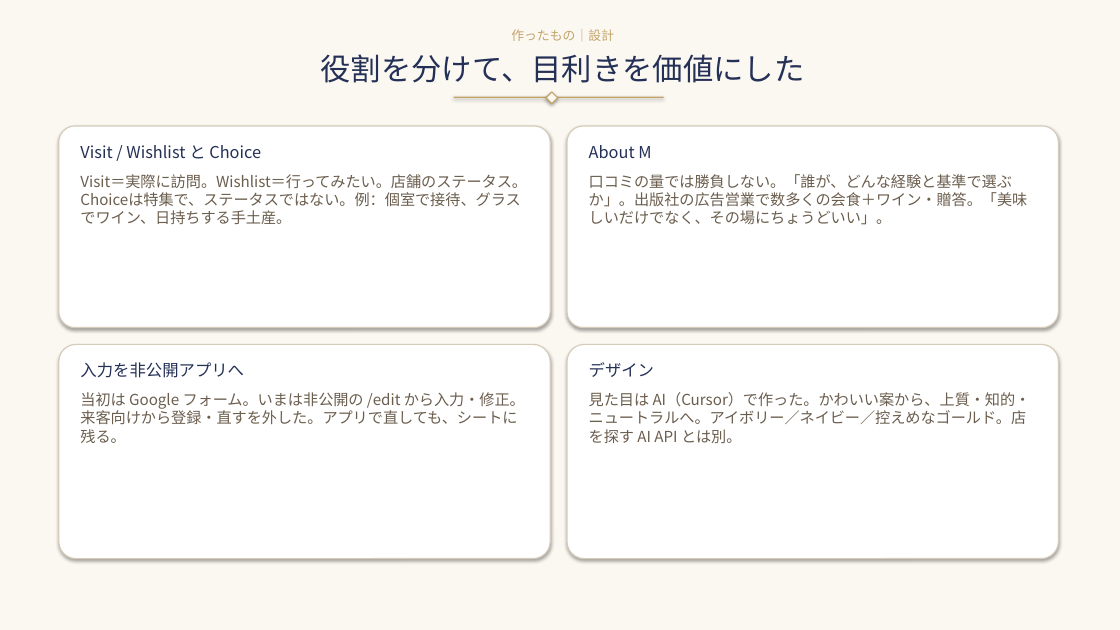
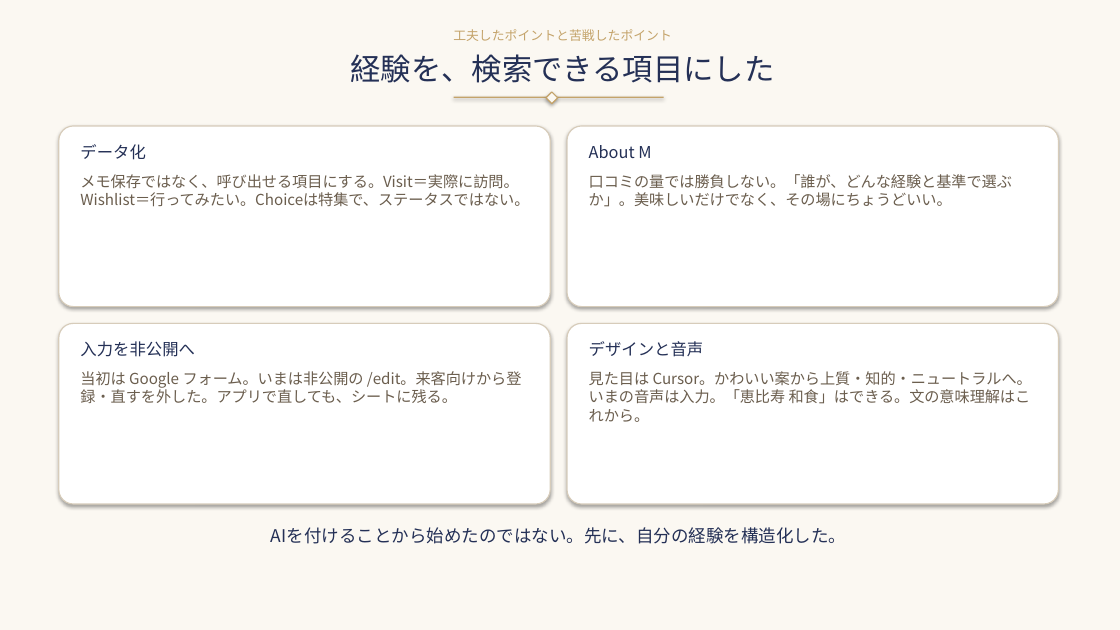
Before and after one commit to michijiro-glitch/ms-omotenashi-concierge, a slide deck: slide 6 of 卒業発表_MsOmotenashiConcierge.pptx (slide 5 before the commit). Drawn at 1120x630 pixels with LibreOffice and Linux fonts; fonts in the diff are those of the drawing. Boxes give left, top, right and bottom in pixels: in the first picture for what was removed or moved away, otherwise in the second. Text is boxed around its words. In the diff, an @@ line names an element or a change of style, - is before the commit and + after.

```diff
--- a/卒業発表_MsOmotenashiConcierge.pptx
+++ b/卒業発表_MsOmotenashiConcierge.pptx
@@ text at [453,29,672,41]: text changed @@
-作ったもの｜設計
+工夫したポイントと苦戦したポイント
@@ text at [350,54,774,83]: text changed @@
-役割を分けて、目利きを価値にした
+経験を、検索できる項目にした
@@ rounded rectangle: place and size @@
-rounded rectangle at [59,126,550,328]
+rounded rectangle at [59,126,550,307]
@@ text at [80,144,145,160]: text changed @@
-Visit / Wishlist と Choice
+データ化
@@ rounded rectangle: place and size @@
-rounded rectangle at [567,126,1059,328]
+rounded rectangle at [567,126,1059,307]
@@ text at [80,174,529,207]: text changed @@
-Visit＝実際に訪問。Wishlist＝行ってみたい。店舗のステータス。Choiceは特集で、ステータスではない。例：個室で接待、グラスでワイン、日持ちする手土産。
+メモ保存ではなく、呼び出せる項目にする。Visit＝実際に訪問。Wishlist＝行ってみたい。Choiceは特集で、ステータスではない。
@@ text at [589,174,1012,207]: text changed @@
-口コミの量では勝負しない。「誰が、どんな経験と基準で選ぶか」。出版社の広告営業で数多くの会食＋ワイン・贈答。「美味しいだけでなく、その場にちょうどいい」。
+口コミの量では勝負しない。「誰が、どんな経験と基準で選ぶか」。美味しいだけでなく、その場にちょうどいい。
@@ rounded rectangle: place and size @@
-rounded rectangle at [59,344,550,559]
+rounded rectangle at [59,323,550,504]
@@ rounded rectangle: place and size @@
-rounded rectangle at [567,344,1059,559]
+rounded rectangle at [567,323,1059,504]
@@ text at [80,341,194,357]: text changed @@
-入力を非公開アプリへ
+入力を非公開へ
@@ text at [589,341,704,357]: text changed @@
-デザイン
+デザインと音声
@@ text at [80,371,522,403]: text changed @@
-当初は Google フォーム。いまは非公開の /edit から入力・修正。来客向けから登録・直すを外した。アプリで直しても、シートに残る。
+当初は Google フォーム。いまは非公開の /edit。来客向けから登録・直すを外した。アプリで直しても、シートに残る。
@@ text at [589,371,1032,422]: text changed @@
-見た目は AI（Cursor）で作った。かわいい案から、上質・知的・ニュートラルへ。アイボリー／ネイビー／控えめなゴールド。店を探す AI API とは別。
+見た目は Cursor。かわいい案から上質・知的・ニュートラルへ。いまの音声は入力。「恵比寿 和食」はできる。文の意味理解はこれから。
@@ text added at [271,527,846,544], 15 pt, text #243056 @@
+AIを付けることから始めたのではない。先に、自分の経験を構造化した。
```
Also in this commit, not shown: 3 other slides changed, 1 slide added, 1 slide removed, 6 other files.
